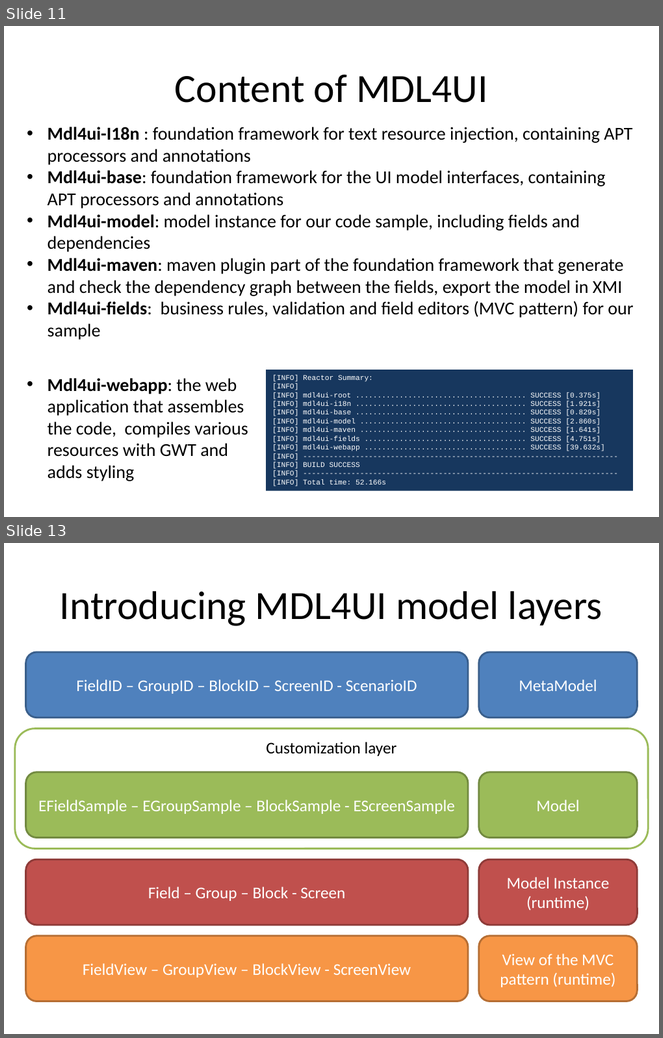
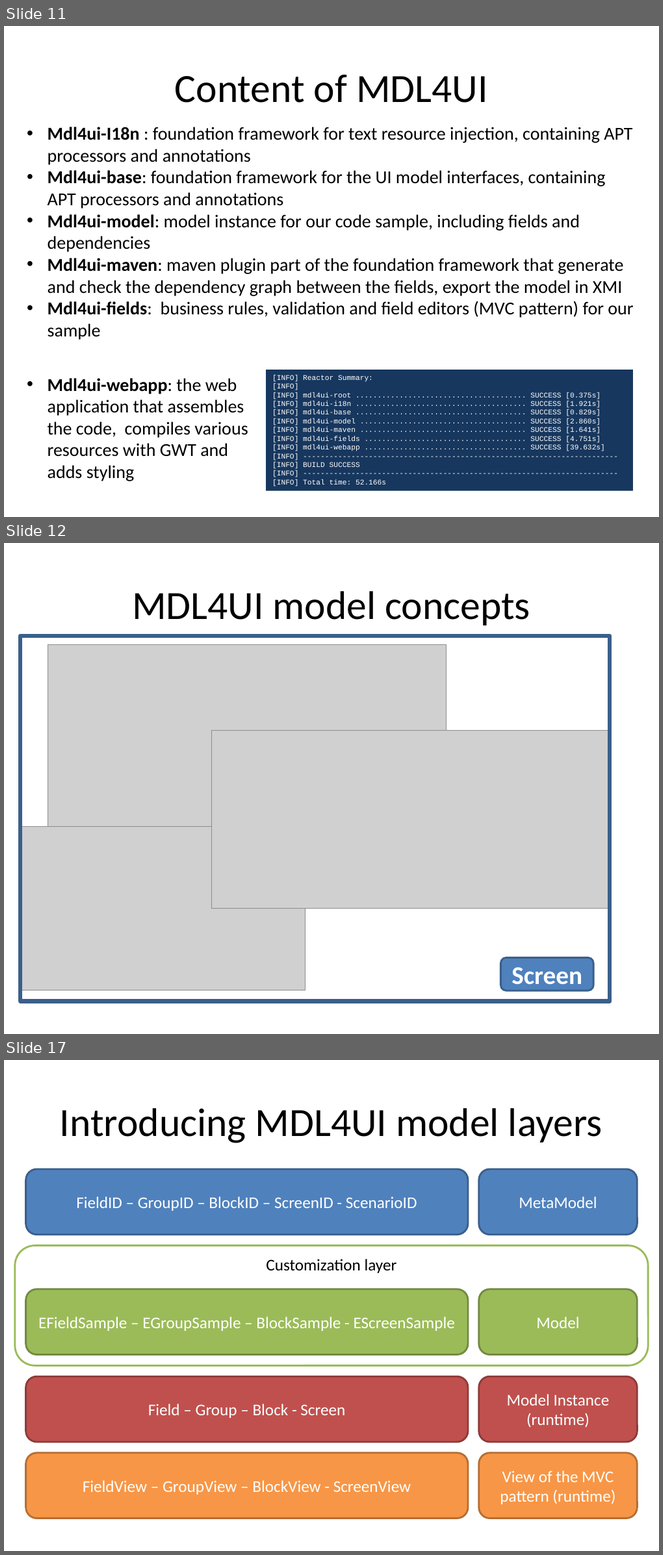
Before and after one commit to lesfurets/mdl4ui, a slide deck: mdl4ui-docs/mdl4ui_cg2013.pptx. Shown one above the other, each under a label of ours: slides 11 and 13 before the commit, slides 11, 12 and 17 after it; the slides between them are not shown. The pictures are 663x1038 and 663x1555 pixels, drawn with LibreOffice and Linux fonts; fonts in the diff are those of the drawing; grey boxes stand for pictures. Boxes give left, top, right and bottom in pixels: in the first picture for what was removed or moved away, otherwise in the second. Text is boxed around its words. In the diff, an @@ line names an element or a change of style, - is before the commit and + after.

```diff
--- a/mdl4ui-docs/mdl4ui_cg2013.pptx
+++ b/mdl4ui-docs/mdl4ui_cg2013.pptx
@@ slide 12 added at box(4, 543, 659, 1034), background #FFFFFF @@
@@ title added at box(132, 591, 530, 626), 44 pt, text #000000 @@
+MDL4UI model concepts
@@ rectangle added at box(20, 636, 610, 1002), outline #3A5F8C 4.5 pt @@
@@ picture added at box(48, 644, 446, 847) @@
@@ picture added at box(212, 730, 610, 908) @@
@@ picture added at box(20, 826, 306, 990) @@
@@ rounded rectangle added at box(501, 958, 594, 990), fill #4F81BD, outline #3A5F8C 2 pt, 28 pt, text #FFFFFF, bold @@
+Screen
@@ what was slide 13 is now slide 17 @@
```
Also in this commit, not shown: 7 slides changed, 4 other slides added.
